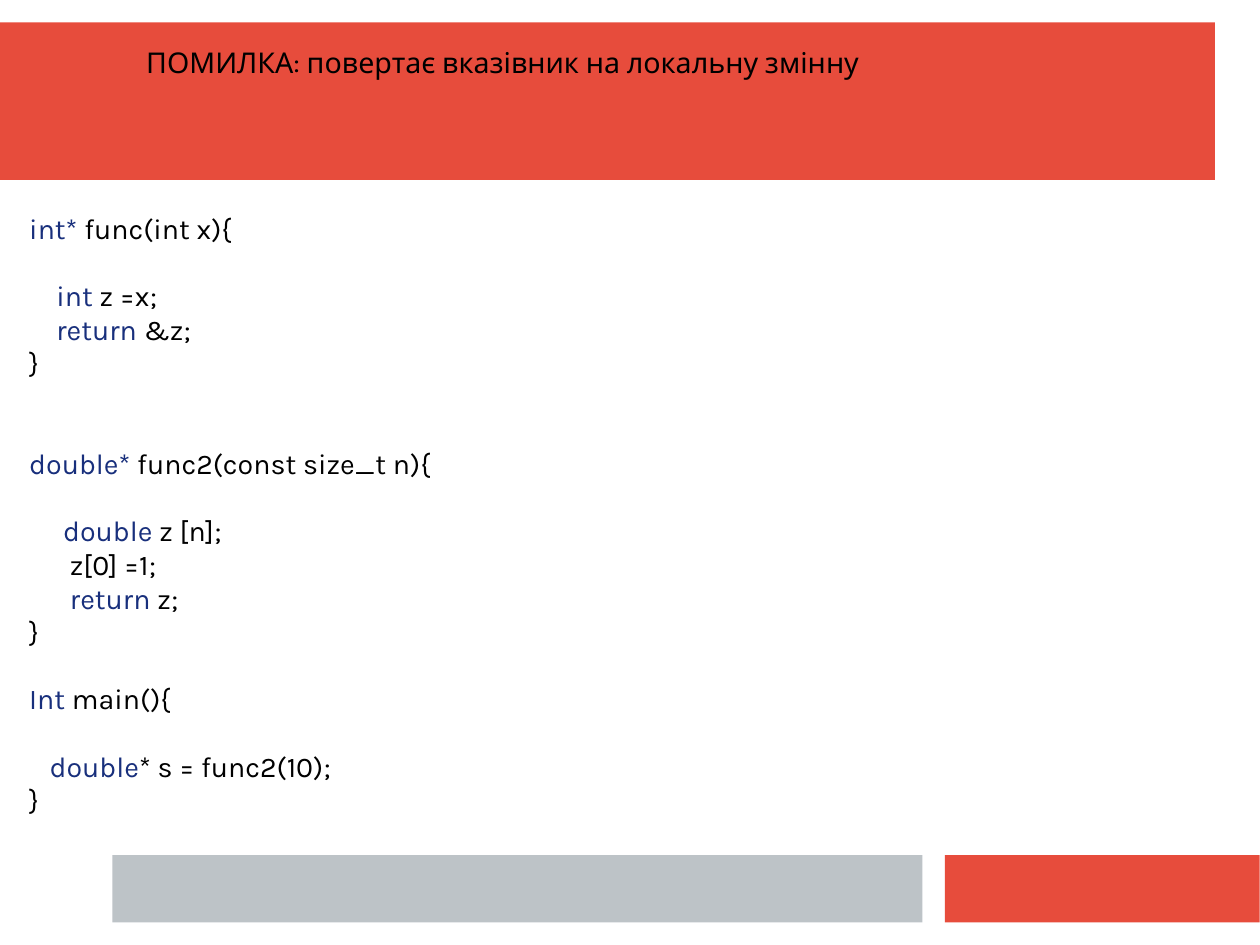
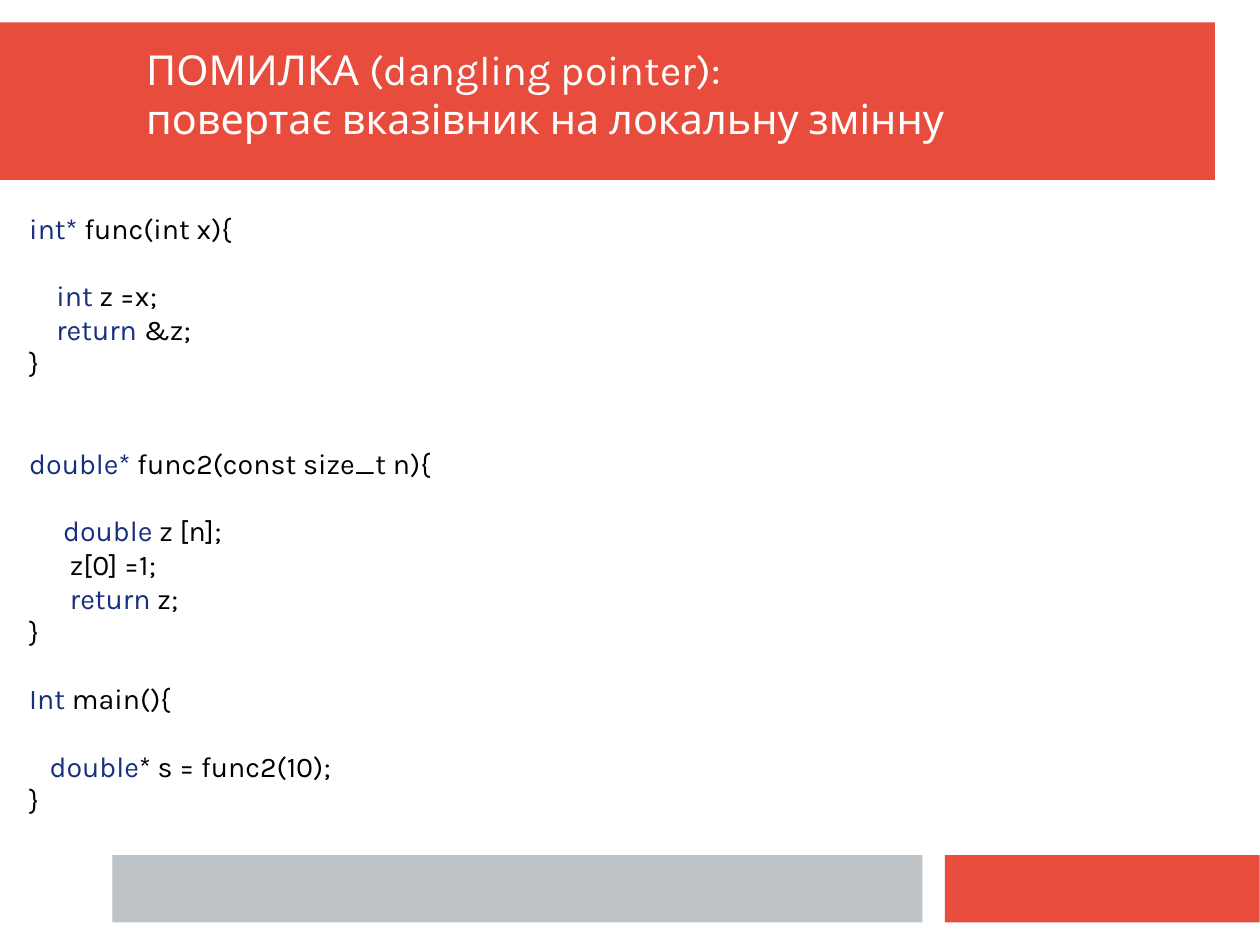
Before and after one commit to mecchmatProjects/CppCourse, a slide deck: slide 31 of Lect03/CppTutorUkr2.ppt. Drawn at 1260x945 pixels with LibreOffice and Linux fonts; fonts in the diff are those of the drawing. Boxes give left, top, right and bottom in pixels: in the first picture for what was removed or moved away, otherwise in the second. Text is boxed around its words. In the diff, an @@ line names an element or a change of style, - is before the commit and + after.

```diff
--- a/Lect03/CppTutorUkr2.ppt
+++ b/Lect03/CppTutorUkr2.ppt
@@ text at box(146, 55, 944, 144): text changed; size 18 to 26 pt; text colour #000000 to #FFFFFF @@
-ПОМИЛКА: повертає вказівник на локальну змінну
+ПОМИЛКА (dangling pointer):
+повертає вказівник на локальну змінну
```
Also in this commit, not shown: 14 other slides changed, 1 slide added, 1 slide removed, 3 other files.
